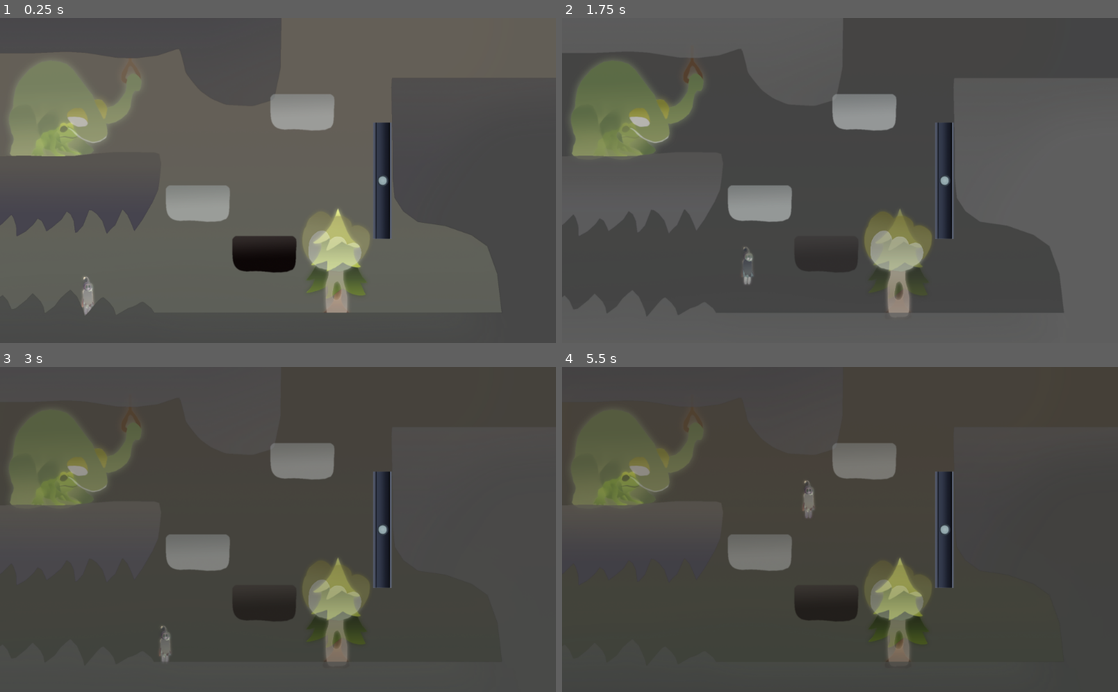
Above: before the commit, frames 1-4 (two rows, left to right).
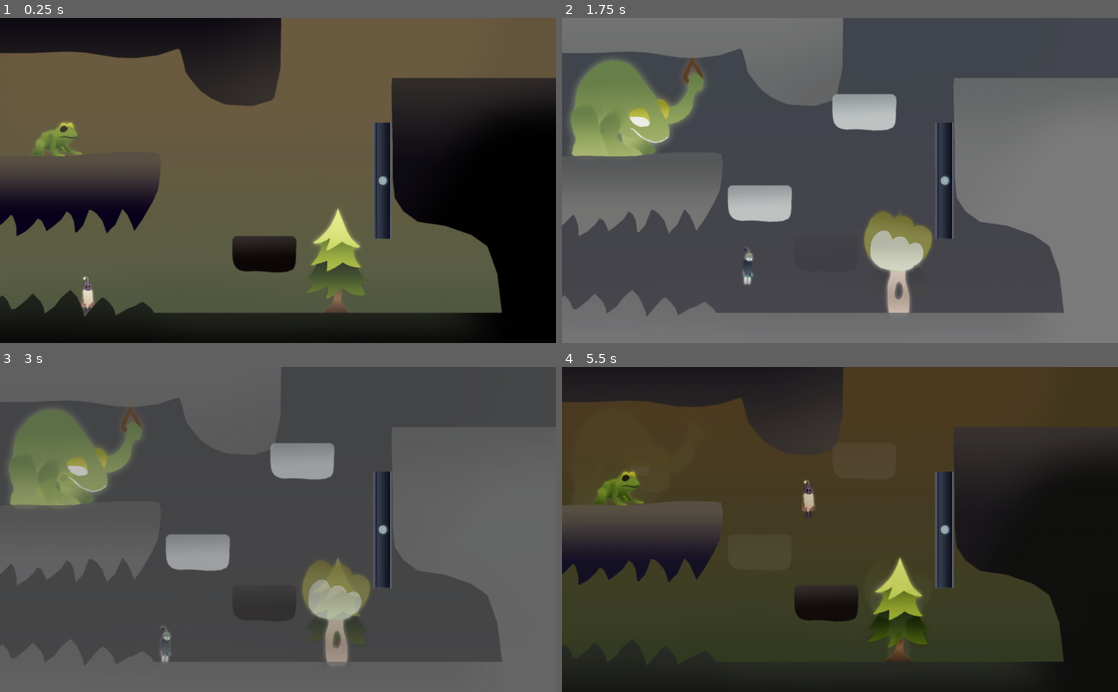
Above: after the commit, the same moments.

Repository: Dimension-Omega/misty-marshes
Game: Godot game, scene res://data/main/Main.tscn
The game is run twice, just before and just after one commit, with the same random seed, the same clock (stepped at 60 frames per second) and the same inputs.
Inputs:
- Up to frame 1 (0.25 s): no input
- Up to frame 2 (1.75 s): tap Enter at 0.5 s; hold Space (duality) 0.53-1.28 s; hold Right (right) from 0.53 s (still down); tap Up (jump) at 0.77, 1.52 s; tap 1 at 0.8, 1.35 s; tap 2 at 1.55 s
- Up to frame 3 (3 s): release Right (right) at 2.03 s; hold A (left) 2.03-2.78 s; tap 2 at 2.1 s; tap 0 at 2.3, 2.85 s; hold Right (right) from 2.78 s (still down)
- Up to frame 4 (5.5 s): tap Up (jump) at 3.02, 3.77, 4.52 s; tap Space (duality) at 3.05 s; hold Space (duality) 3.53-4.28 s; tap 1 at 3.8, 4.35 s; release Right (right) at 4.28 s; hold A (left) 4.28-5.03 s; tap 2 at 4.55, 5.1 s; hold Right (right) from 5.03 s (still down); tap 0 at 5.3 s

The runs differ from the first frame. In frame 1, 51% of the frame differs, in the area x 0-100%, y 0-100%; in frame 2, 23%; in frame 3, 21%; in frame 4, 69%.

Commit message:
Custom change util just to have

Diff:
--- a/data/main/Main.gd
+++ b/data/main/Main.gd
@@ -12,6 +12,9 @@
 onready var tween : Tween = $Tween
 onready var timer : Timer = $Timer
 
+const USING_CUSTOM_CHANGES : bool = false
+const DEFAULT_CHANGE_WORLD_DURATION := 0.2
+const EXTRA_COYOTE_TIME := 0.08
 const WHITE := Color.white
 const TRANSPARENT := Color(1, 1, 1, 0)
 
@@ -19,8 +22,8 @@
 func _ready():
 	$ColorRect.visible = true
 	load_level(2)
-	yield(get_tree().create_timer(0.1), 'timeout')
-	set_world(world_color)
+	yield(get_tree().create_timer(0.05), 'timeout')
+	set_world_with_modulate(world_color, 0)
 
 func _unhandled_input(event) -> void:
 	if event.is_action_pressed("duality"):
@@ -39,7 +42,7 @@
 
 func set_world(color: String) -> void:
 	assert(color in ['white', 'black'])
-	set_world_with_modulate(color, 0.3)
+	set_world_with_modulate(color, DEFAULT_CHANGE_WORLD_DURATION)
 
 func set_world_with_visibility(color: String) -> void:
 	var whiteNodes = get_tree().get_nodes_in_group('white')
@@ -64,21 +67,32 @@
 
 	for whiteNode in whiteNodes:
 		#print('white: ', whiteNode.name)
-		whiteNode.visible = true
-		var _err = tween.interpolate_property(whiteNode, 'modulate', whiteNode.modulate, WHITE if toWhite else TRANSPARENT, duration)
+		set_world_element(whiteNode, toWhite, duration)
 	for blackNode in blackNodes:
 		#print('black: ', blackNode.name)
-		blackNode.visible = true
-		var _err = tween.interpolate_property(blackNode, 'modulate', blackNode.modulate, WHITE if not toWhite else TRANSPARENT, duration)
+		set_world_element(blackNode, not toWhite, duration)
 
 	# print('The world is changing to ', color)
 	get_tree().call_group('duality', 'the_world_is_changing', color)
 	world_color = color
 	var _tweenStartError = tween.start()
 
-	timer.start(duration)
+	timer.start(duration + EXTRA_COYOTE_TIME)
 	if not timer.is_connected("timeout", self, '_on_Timer_timeout'):
 		var _connErr = timer.connect("timeout", self, '_on_Timer_timeout')
+
+func set_world_element(element: Node, toWhite: bool, duration: float) -> void:
+	element.visible = true
+	var dur := duration
+	var delay : float = 0
+	if USING_CUSTOM_CHANGES:
+		if element is CustomChange:
+			dur = element.duration
+			delay = element.delay
+		elif element.owner is CustomChange:
+			dur = element.owner.duration
+			delay = element.owner.delay
+	var _err = tween.interpolate_property(element, 'modulate', element.modulate, WHITE if toWhite else TRANSPARENT, dur, Tween.TRANS_LINEAR, Tween.EASE_IN_OUT, delay)
 
 func _on_Timer_timeout() -> void:
 	# print('Called duality() with ', world_color)
--- /dev/null
+++ b/data/utils/custom_change.gd
@@ -0,0 +1,5 @@
+extends Node
+class_name CustomChange
+
+export(float, 0, 1) var delay : float = 0
+export(float, 0, 1) var duration : float = 0.2
--- a/project.godot
+++ b/project.godot
@@ -7,6 +7,16 @@
 ;   param=value ; assign values to parameters
 
 config_version=4
+
+_global_script_classes=[ {
+"base": "Node",
+"class": "CustomChange",
+"language": "GDScript",
+"path": "res://data/utils/custom_change.gd"
+} ]
+_global_script_class_icons={
+"CustomChange": ""
+}
 
 [application]
 
